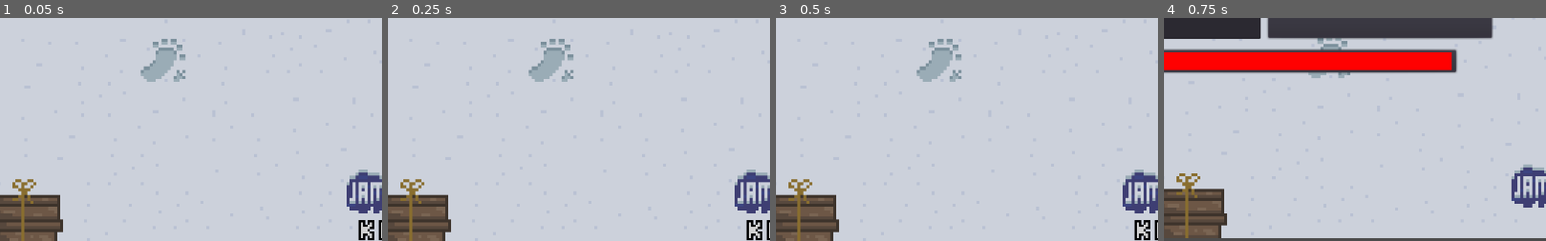
Above: before the commit, frames 1-4 (left to right).
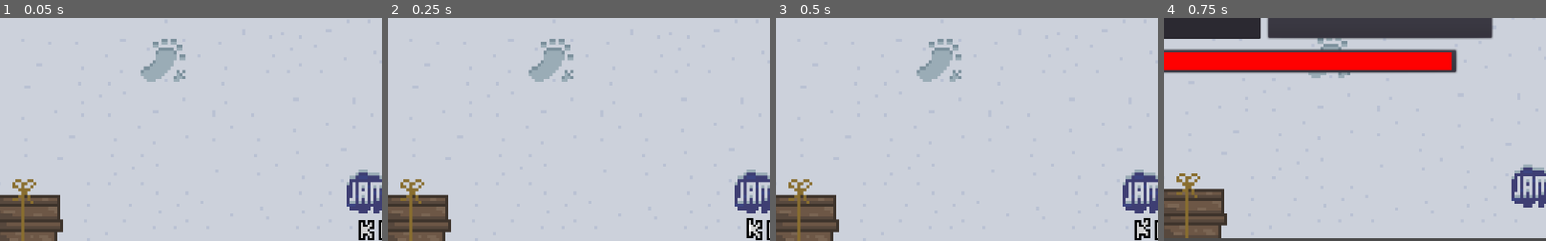
Above: after the commit, the same moments.

Repository: rchin157/gamejamNov2020
Game: Godot game, scene res://Level/Main Menu.tscn
The game is run twice, just before and just after one commit, with the same random seed, the same clock (stepped at 60 frames per second) and the same inputs. Sound files missing from this copy of the repository are replaced by a short silence.
Inputs:
- Up to frame 1 (0.05 s): no input
- Up to frame 2 (0.25 s): no input
- Up to frame 3 (0.5 s): no input
- Up to frame 4 (0.75 s): click "Start" at 0.5 s
The pictures show only the part of the screen within x 36-86%, y 50-100%; the shares and areas given below are measured in that part.

Frame 1 is identical in both runs. In frame 2, less than 0.1% of the frame differs, in the area x 93-96%, y 89-100%; in frame 3, 0.1%, in the area x 96-98%, y 89-100%; in frame 4, nothing differs.

Commit message:
kino particles now in

Diff:
--- a/Level/Main Menu.tscn
+++ b/Level/Main Menu.tscn
@@ -40,7 +40,7 @@
 position = Vector2( 944.35, 584.301 )
 scale = Vector2( 3, 3 )
 frames = ExtResource( 1 )
-frame = 85
+frame = 9
 playing = true
 
 [node name="start" type="Button" parent="."]
--- a/Level/Win.tscn
+++ b/Level/Win.tscn
@@ -33,7 +33,7 @@
 [node name="AnimatedSprite" type="AnimatedSprite" parent="."]
 scale = Vector2( 4, 4.2 )
 frames = ExtResource( 4 )
-frame = 11
+frame = 8
 playing = true
 centered = false
 
@@ -65,4 +65,17 @@
 __meta__ = {
 "_edit_use_anchors_": false
 }
+
+[node name="KINO" type="CPUParticles2D" parent="."]
+visible = false
+position = Vector2( 537.148, 272.282 )
+amount = 5
+emission_shape = 1
+emission_sphere_radius = 53.64
+gravity = Vector2( 0, -98 )
+initial_velocity = 80.65
+initial_velocity_random = 1.0
+scale_amount = 3.0
+scale_amount_random = 1.0
+color = Color( 1, 0.607843, 0, 1 )
 [connection signal="pressed" from="Button" to="." method="_on_Button_pressed"]
--- a/Scripts/MultiplayerManage.gd
+++ b/Scripts/MultiplayerManage.gd
@@ -22,6 +22,7 @@
 var names = ["basic","basic"]
 
 #BIG PP Variables
+var truegame = false;
 var wins
 var distance_travelled
 var longest_d
--- a/Scripts/OpeningMenu.gd
+++ b/Scripts/OpeningMenu.gd
@@ -15,6 +15,7 @@
 
 # Called when the node enters the scene tree for the first time.
 func _ready():
+	MultiplayerManager.truegame = true
 	ip_input = get_node("ConnectScreen/Ip_Input");
 	name_input = get_node("ConnectScreen/Name_Input");
 	connectScreen = get_node("ConnectScreen")
--- a/Scripts/Win.gd
+++ b/Scripts/Win.gd
@@ -8,10 +8,13 @@
 onready var animator = get_node("AnimatedSprite")
 onready var txt = get_node("RichTextLabel")
 onready var btn = get_node("Button")
+onready var particle = get_node("KINO")
+var currentFrame = 0;
 
 # Called when the node enters the scene tree for the first time.
 func _ready():
-	MultiplayerManager.game_ended(true)
+	if MultiplayerManager.truegame:
+		MultiplayerManager.game_ended(true)
 	animator.frame = 0
 	Music.stopAll()
 	Music.playSFX(7)
@@ -20,11 +23,18 @@
 
 # Called every frame. 'delta' is the elapsed time since the previous frame.
 func _process(delta):
-	if animator.frame == 11:
+	if animator.frame != currentFrame:
+		currentFrame = animator.frame
+		changeFrame(currentFrame)
+	pass
+
+func changeFrame(frame: int):
+	particle.show()
+	particle.set_amount(frame*10)
+	if frame == 11:
+		particle.hide()
 		txt.show()
 		btn.show()
-	pass
-
 
 func _on_Button_pressed():
 	Music.stopSFX(7)
